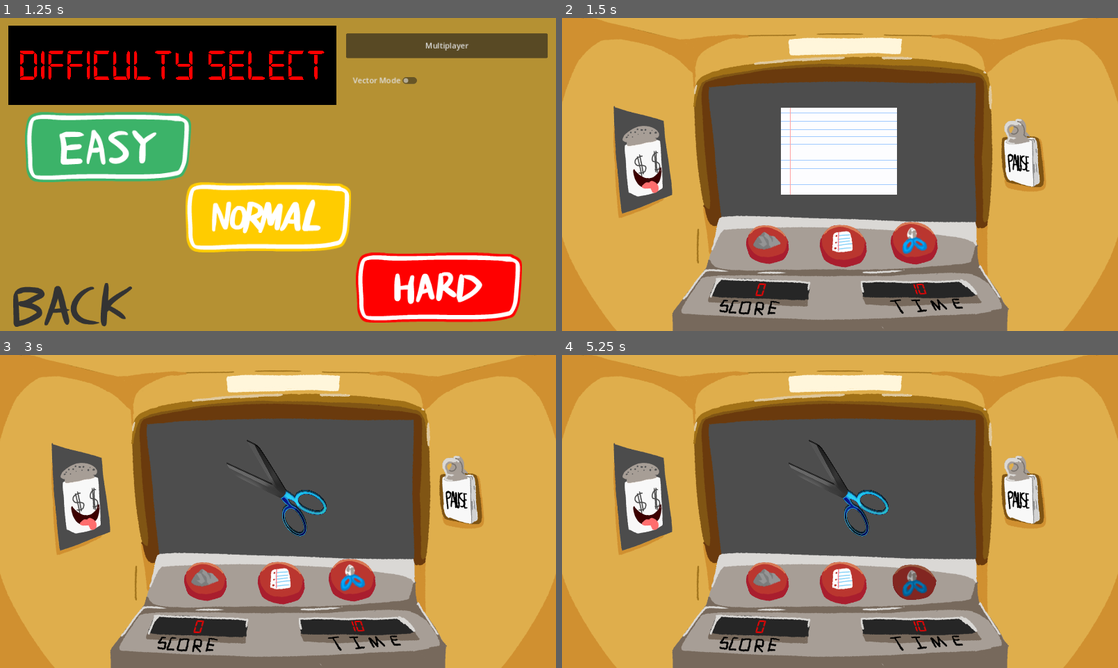
Above: before the commit, frames 1-4 (two rows, left to right).
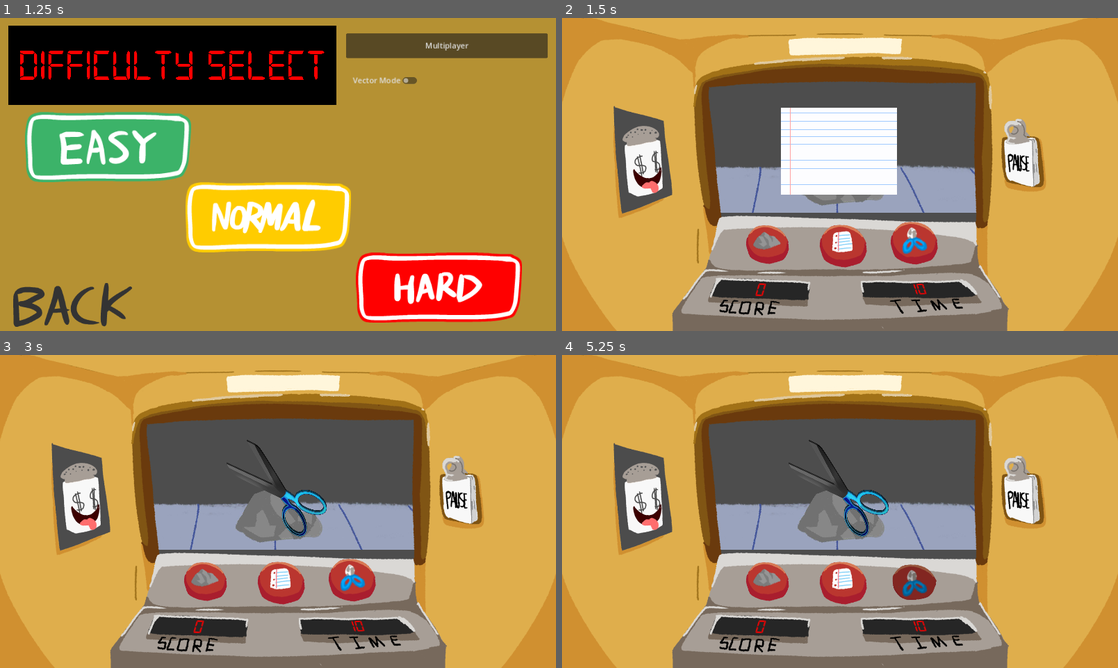
Above: after the commit, the same moments.

Repository: CoolCoderMan281/Rock-Paper-Panic
Game: Godot game, scene res://Scenes/mainmenu.tscn
The game is run twice, just before and just after one commit, with the same random seed, the same clock (stepped at 60 frames per second) and the same inputs.
Inputs (mouse positions are in pixels of both pictures, inside the frame that each line leads up to):
- Up to frame 1 (1.25 s): click "Play" at 0.5 s
- Up to frame 2 (1.5 s): click "Small" at 1.25 s
- Up to frame 3 (3 s): click (205, 580) at 2 s; click "PLAY AGAIN" at 2.75 s
- Up to frame 4 (5.25 s): click (845, 583) at 3.5 s; click "PLAY AGAIN" at 4.25 s; click (912, 580) at 5 s

Frame 1 is identical in both runs. In frame 2, 5.0% of the frame differs, in the area x 27-75%, y 46-63%; in frame 3, 6.7%, in the area x 27-75%, y 43-63%; in frame 4, 6.7%.

Commit message:
additional import

Diff:
--- /dev/null
+++ b/Assets/Default/Enemy Conveyor/conveyor_belt.tres
@@ -0,0 +1,164 @@
+[gd_resource type="SpriteFrames" load_steps=32 format=3 uid="uid://dquwprippf000"]
+
+[ext_resource type="Texture2D" uid="uid://r8aui60a5cj4" path="res://Assets/Default/Enemy Conveyor/arrive_rock/arrive_rock0001.png" id="1_jkmv2"]
+[ext_resource type="Texture2D" uid="uid://cr1ft6s5fxpov" path="res://Assets/Default/Enemy Conveyor/arrive_paper/arrive_paper0001.png" id="1_m2l58"]
+[ext_resource type="Texture2D" uid="uid://bajvx85g2su1u" path="res://Assets/Default/Enemy Conveyor/arrive_paper/arrive_paper0002.png" id="2_0pc8q"]
+[ext_resource type="Texture2D" uid="uid://darqfghgh1wed" path="res://Assets/Default/Enemy Conveyor/arrive_rock/arrive_rock0002.png" id="2_wu0a3"]
+[ext_resource type="Texture2D" uid="uid://cdtftiuh50owk" path="res://Assets/Default/Enemy Conveyor/arrive_paper/arrive_paper0003.png" id="3_2rgvn"]
+[ext_resource type="Texture2D" uid="uid://dmgpdk63goqkp" path="res://Assets/Default/Enemy Conveyor/arrive_rock/arrive_rock0003.png" id="3_osqyf"]
+[ext_resource type="Texture2D" uid="uid://c3y7206xt8qe8" path="res://Assets/Default/Enemy Conveyor/arrive_paper/arrive_paper0004.png" id="4_7lt7r"]
+[ext_resource type="Texture2D" uid="uid://db8jr03n4x481" path="res://Assets/Default/Enemy Conveyor/arrive_rock/arrive_rock0004.png" id="4_kaii6"]
+[ext_resource type="Texture2D" uid="uid://cd0joajopa1fb" path="res://Assets/Default/Enemy Conveyor/arrive_paper/arrive_paper0005.png" id="5_pham6"]
+[ext_resource type="Texture2D" uid="uid://kroac0qq3srd" path="res://Assets/Default/Enemy Conveyor/arrive_rock/arrive_rock0005.png" id="5_qyesb"]
+[ext_resource type="Texture2D" uid="uid://cvbcutnk3osgi" path="res://Assets/Default/Enemy Conveyor/arrive_paper/arrive_paper0006.png" id="6_gg8in"]
+[ext_resource type="Texture2D" uid="uid://cnnm4sr3pwwqo" path="res://Assets/Default/Enemy Conveyor/arrive_rock/arrive_rock0006.png" id="6_r2v5w"]
+[ext_resource type="Texture2D" uid="uid://bi1376a80jymg" path="res://Assets/Default/Enemy Conveyor/idle_paper.png" id="7_fawk8"]
+[ext_resource type="Texture2D" uid="uid://cwhxdau6x8odg" path="res://Assets/Default/Enemy Conveyor/leave_rock/leave_rock0001.png" id="7_sxtlj"]
+[ext_resource type="Texture2D" uid="uid://c80chh8umeaaq" path="res://Assets/Default/Enemy Conveyor/leave_paper/leave_paper0001.png" id="8_ej5d0"]
+[ext_resource type="Texture2D" uid="uid://bunvoxoxut54r" path="res://Assets/Default/Enemy Conveyor/leave_rock/leave_rock0002.png" id="8_ue12g"]
+[ext_resource type="Texture2D" uid="uid://cr6f2vsdvud8y" path="res://Assets/Default/Enemy Conveyor/leave_paper/leave_paper0002.png" id="9_d5tuu"]
+[ext_resource type="Texture2D" uid="uid://chnndprhicx6x" path="res://Assets/Default/Enemy Conveyor/leave_rock/leave_rock0003.png" id="9_o2vph"]
+[ext_resource type="Texture2D" uid="uid://cxys0snhc4wxp" path="res://Assets/Default/Enemy Conveyor/leave_paper/leave_paper0003.png" id="10_4sev5"]
+[ext_resource type="Texture2D" uid="uid://wkyxugifvg0n" path="res://Assets/Default/Enemy Conveyor/leave_rock/leave_rock0004.png" id="10_v2jwj"]
+[ext_resource type="Texture2D" uid="uid://cdo1glf7k80n3" path="res://Assets/Default/Enemy Conveyor/leave_paper/leave_paper0004.png" id="11_50x7b"]
+[ext_resource type="Texture2D" uid="uid://bhojibwglnqua" path="res://Assets/Default/Enemy Conveyor/leave_rock/leave_rock0005.png" id="11_lt7cl"]
+[ext_resource type="Texture2D" uid="uid://c5pyh5h4yfw80" path="res://Assets/Default/Enemy Conveyor/leave_rock/leave_rock0006.png" id="12_vjc08"]
+[ext_resource type="Texture2D" uid="uid://bt5qsse4qu8b6" path="res://Assets/Default/Enemy Conveyor/leave_paper/leave_paper0005.png" id="12_x6evc"]
+[ext_resource type="Texture2D" uid="uid://ot04crxve7w5" path="res://Assets/Default/Enemy Conveyor/conveyor_transition/conveyor_transition0001.png" id="13_8oywv"]
+[ext_resource type="Texture2D" uid="uid://c26bjd2k1bmg1" path="res://Assets/Default/Enemy Conveyor/leave_paper/leave_paper0006.png" id="13_yqwqe"]
+[ext_resource type="Texture2D" uid="uid://clp7ypfk7m3qh" path="res://Assets/Default/Enemy Conveyor/conveyor_transition/conveyor_transition0002.png" id="14_173rf"]
+[ext_resource type="Texture2D" uid="uid://chj3uxilbituk" path="res://Assets/Default/Enemy Conveyor/conveyor_transition/conveyor_transition0003.png" id="15_4e48e"]
+[ext_resource type="Texture2D" uid="uid://bjuv5nplcxeft" path="res://Assets/Default/Enemy Conveyor/conveyor_transition/conveyor_transition0004.png" id="16_sfdpk"]
+[ext_resource type="Texture2D" uid="uid://b6n5padkccggy" path="res://Assets/Default/Enemy Conveyor/conveyor_transition/conveyor_transition0005.png" id="17_p1h2e"]
+[ext_resource type="Texture2D" uid="uid://s7802tp51tgs" path="res://Assets/Default/Enemy Conveyor/idle_rock.png" id="20_yw3y2"]
+
+[resource]
+animations = [{
+"frames": [{
+"duration": 1.0,
+"texture": ExtResource("1_m2l58")
+}, {
+"duration": 1.0,
+"texture": ExtResource("2_0pc8q")
+}, {
+"duration": 1.0,
+"texture": ExtResource("3_2rgvn")
+}, {
+"duration": 1.0,
+"texture": ExtResource("4_7lt7r")
+}, {
+"duration": 1.0,
+"texture": ExtResource("5_pham6")
+}, {
+"duration": 1.0,
+"texture": ExtResource("6_gg8in")
+}],
+"loop": false,
+"name": &"paper_enter",
+"speed": 12.0
+}, {
+"frames": [{
+"duration": 1.0,
+"texture": ExtResource("7_fawk8")
+}],
+"loop": true,
+"name": &"paper_idle",
+"speed": 5.0
+}, {
+"frames": [{
+"duration": 1.0,
+"texture": ExtResource("8_ej5d0")
+}, {
+"duration": 1.0,
+"texture": ExtResource("9_d5tuu")
+}, {
+"duration": 1.0,
+"texture": ExtResource("10_4sev5")
+}, {
+"duration": 1.0,
+"texture": ExtResource("11_50x7b")
+}, {
+"duration": 1.0,
+"texture": ExtResource("12_x6evc")
+}, {
+"duration": 1.0,
+"texture": ExtResource("13_yqwqe")
+}],
+"loop": false,
+"name": &"paper_leave",
+"speed": 12.0
+}, {
+"frames": [{
+"duration": 1.0,
+"texture": ExtResource("1_jkmv2")
+}, {
+"duration": 1.0,
+"texture": ExtResource("2_wu0a3")
+}, {
+"duration": 1.0,
+"texture": ExtResource("3_osqyf")
+}, {
+"duration": 1.0,
+"texture": ExtResource("4_kaii6")
+}, {
+"duration": 1.0,
+"texture": ExtResource("5_qyesb")
+}, {
+"duration": 1.0,
+"texture": ExtResource("6_r2v5w")
+}],
+"loop": false,
+"name": &"rock_enter",
+"speed": 12.0
+}, {
+"frames": [{
+"duration": 1.0,
+"texture": ExtResource("20_yw3y2")
+}],
+"loop": false,
+"name": &"rock_idle",
+"speed": 5.0
+}, {
+"frames": [{
+"duration": 1.0,
+"texture": ExtResource("7_sxtlj")
+}, {
+"duration": 1.0,
+"texture": ExtResource("8_ue12g")
+}, {
+"duration": 1.0,
+"texture": ExtResource("9_o2vph")
+}, {
+"duration": 1.0,
+"texture": ExtResource("10_v2jwj")
+}, {
+"duration": 1.0,
+"texture": ExtResource("11_lt7cl")
+}, {
+"duration": 1.0,
+"texture": ExtResource("12_vjc08")
+}],
+"loop": false,
+"name": &"rock_leave",
+"speed": 12.0
+}, {
+"frames": [{
+"duration": 1.0,
+"texture": ExtResource("13_8oywv")
+}, {
+"duration": 1.0,
+"texture": ExtResource("14_173rf")
+}, {
+"duration": 1.0,
+"texture": ExtResource("15_4e48e")
+}, {
+"duration": 1.0,
+"texture": ExtResource("16_sfdpk")
+}, {
+"duration": 1.0,
+"texture": ExtResource("17_p1h2e")
+}],
+"loop": true,
+"name": &"transition",
+"speed": 24.0
+}]
--- a/Scenes/main.tscn
+++ b/Scenes/main.tscn
@@ -16,6 +16,7 @@
 [ext_resource type="Texture2D" uid="uid://1o50x80pi0v6" path="res://Assets/Game Over/over_retry.png" id="10_dmq57"]
 [ext_resource type="Texture2D" uid="uid://4svxata1gobm" path="res://Assets/Game Over/over_main.png" id="11_f2tlh"]
 [ext_resource type="Texture2D" uid="uid://b28ik3602dudw" path="res://Assets/Game Over/over_quit.png" id="12_a5uiq"]
+[ext_resource type="SpriteFrames" uid="uid://dquwprippf000" path="res://Assets/Default/Enemy Conveyor/conveyor_belt.tres" id="17_jt7j4"]
 
 [sub_resource type="GDScript" id="GDScript_a5fcu"]
 script/source = "extends CanvasLayer
@@ -31,6 +32,23 @@
 [node name="Music" type="AudioStreamPlayer" parent="."]
 volume_db = -10.0
 script = ExtResource("1_cxxti")
+
+[node name="Enemy_Animated" type="AnimatedSprite2D" parent="."]
+position = Vector2(210, -12)
+scale = Vector2(0.360903, 0.360903)
+sprite_frames = ExtResource("17_jt7j4")
+animation = &"rock_idle"
+
+[node name="README" type="Label" parent="Enemy_Animated"]
+offset_left = -1485.16
+offset_top = -3341.62
+offset_right = 1594.84
+offset_bottom = -2288.62
+theme_override_font_sizes/font_size = 191
+text = "This is currently here for when all
+animations are imported; Scissor
+animations are missing, so this
+AnimatedSprite2D is hidden!"
 
 [node name="Enemy" type="Sprite2D" parent="."]
 unique_name_in_owner = true
@@ -171,6 +189,7 @@
 text = "PLAY AGAIN"
 
 [node name="retry_texture" type="TextureRect" parent="Lose/Retry"]
+layout_mode = 0
 offset_right = 40.0
 offset_bottom = 40.0
 texture = ExtResource("10_dmq57")
Not shown: 1 places in Scenes/main.tscn that only renumber resources
